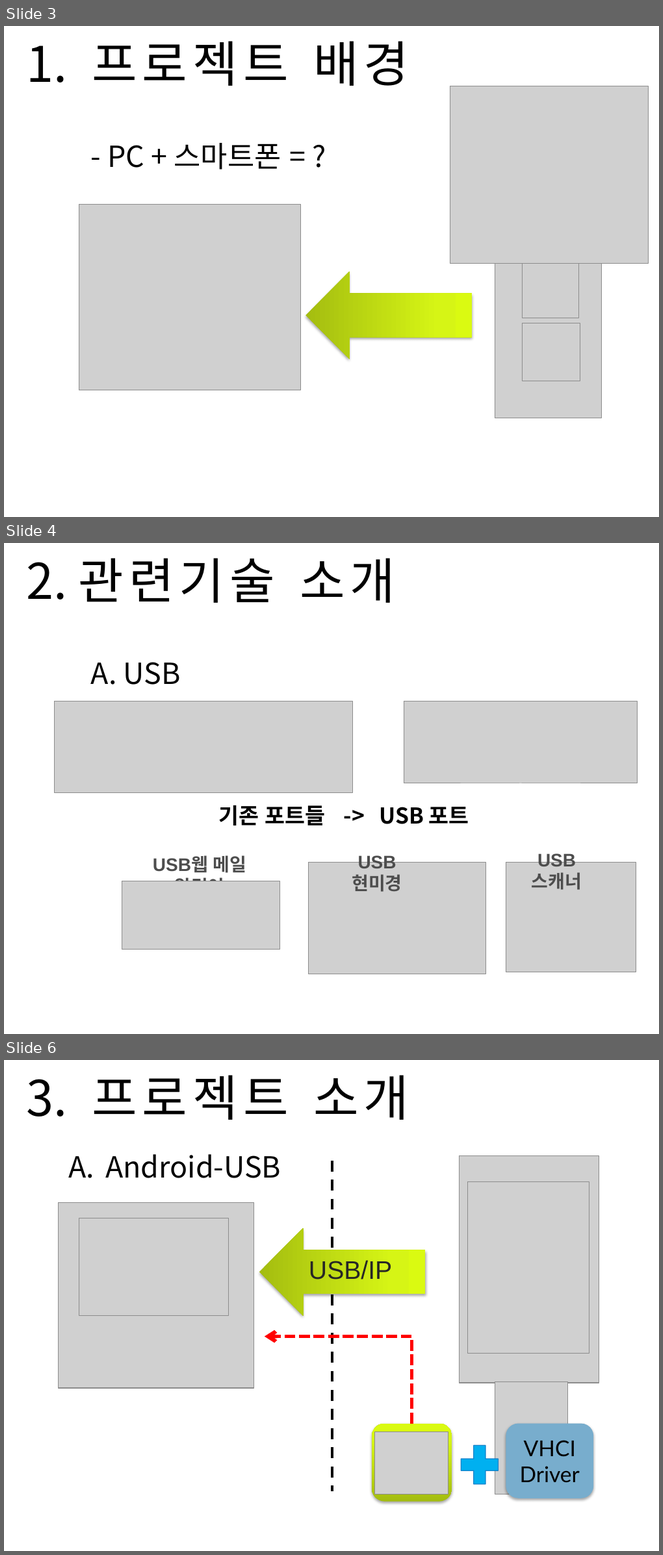
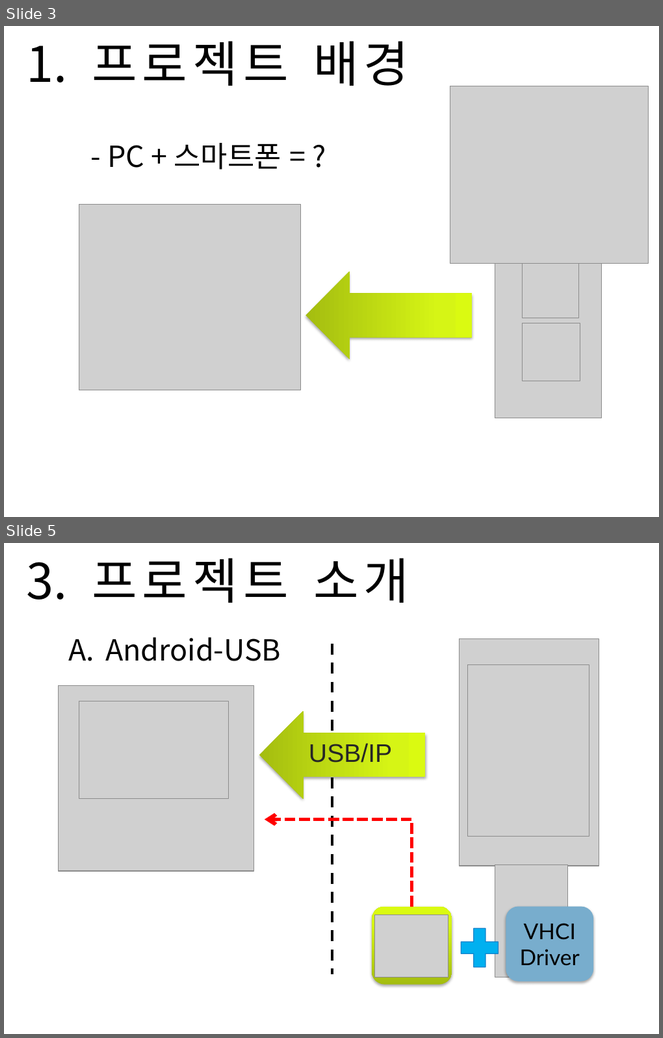
Before and after one commit to Sanghyun-Lee/Android-USB, a slide deck: Documents/presentation doc/Final Presentation/final-presentation.pptx. Shown one above the other, each under a label of ours: slides 3, 4 and 6 before the commit, slides 3 and 5 after it; the slides between them are not shown. The pictures are 663x1555 and 663x1038 pixels, drawn with LibreOffice and Linux fonts; fonts in the diff are those of the drawing; grey boxes stand for pictures; background and template pictures are left out. Boxes give left, top, right and bottom in pixels: in the first picture for what was removed or moved away, otherwise in the second. Text is boxed around its words. In the diff, an @@ line names an element or a change of style, - is before the commit and + after.

```diff
--- a/Documents/presentation doc/Final Presentation/final-presentation.pptx
+++ b/Documents/presentation doc/Final Presentation/final-presentation.pptx
@@ slide 4 removed at <box>4,543,659,1034</box>, background picture (left out) @@
@@ title removed at <box>26,558,396,603</box> @@
-2. 관련기술 소개
@@ text removed at <box>91,662,181,685</box> @@
-A. USB
@@ picture removed at <box>55,701,352,793</box> @@
@@ picture removed at <box>404,701,637,783</box> @@
@@ text removed at <box>218,806,469,826</box> @@
-기존 포트들 -> USB 포트
@@ group removed at <box>122,846,636,974</box>: 3 pictures, 3 texts @@
-USB웹 메일 알림이
-USB현미경
-USB스캐너
@@ what was slide 6 is now slide 5 @@
```
Also in this commit, not shown: 2 slides changed, 1 other file.
